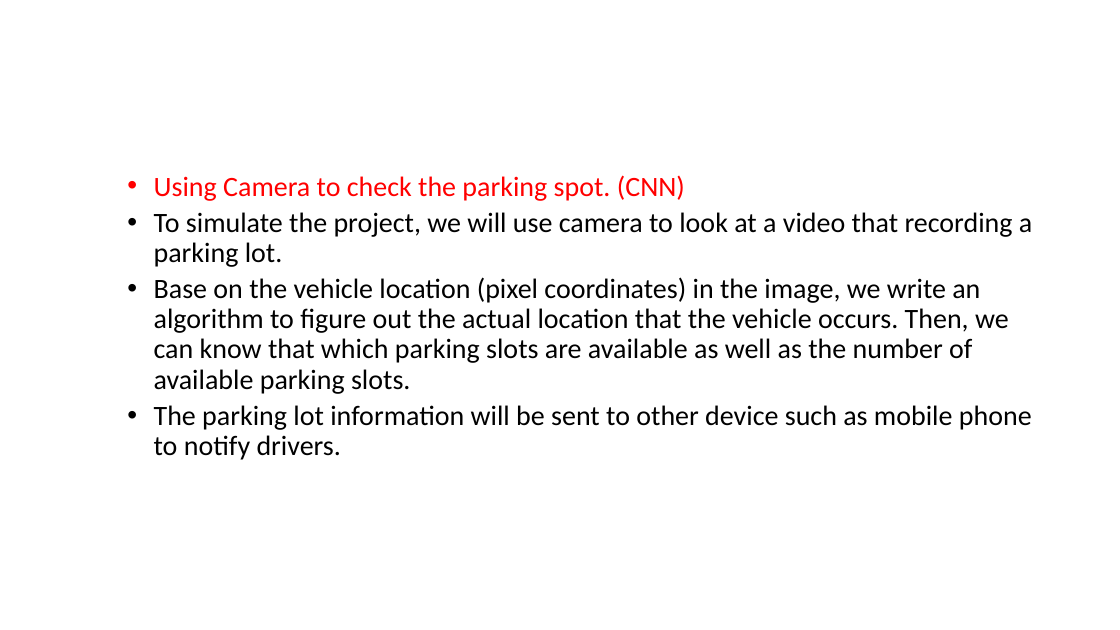
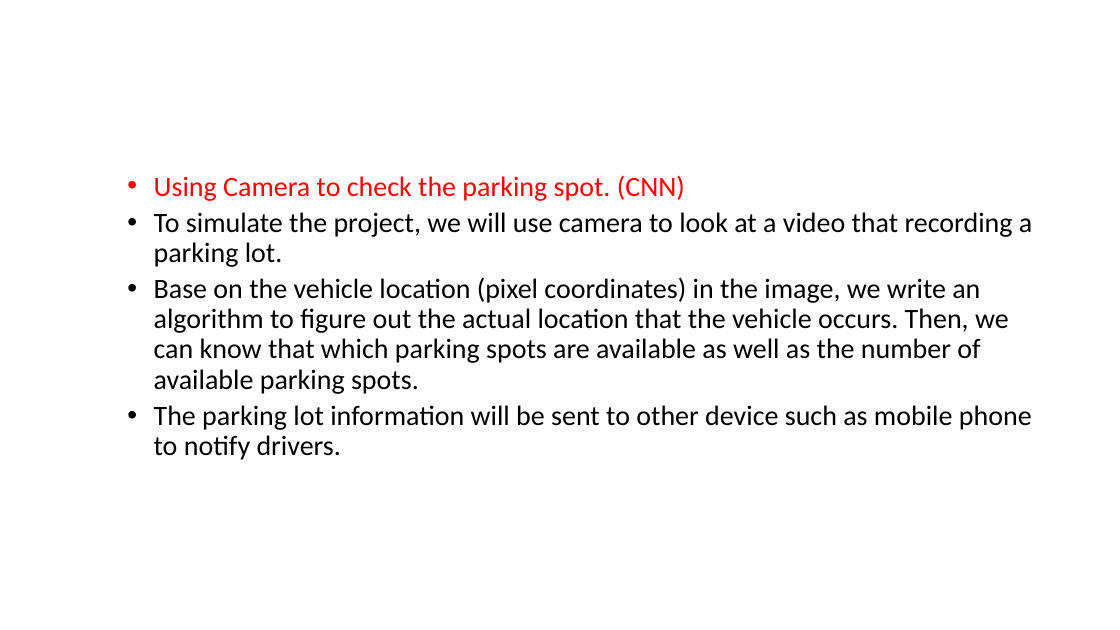
Before and after one commit to MenghuaXie/M202AFinalProject, a slide deck: slide 4 of 202_intro_project.pptx. Drawn at 1120x630 pixels with LibreOffice and Linux fonts; fonts in the diff are those of the drawing. Boxes give left, top, right and bottom in pixels: in the first picture for what was removed or moved away, otherwise in the second. Text is boxed around its words. In the diff, an @@ line names an element or a change of style, - is before the commit and + after.

```diff
--- a/202_intro_project.pptx
+++ b/202_intro_project.pptx
@@ text at [154,277,1009,394]: text changed @@
-  • Base on the vehicle location (pixel coordinates) in the image, we write an algorithm to figure out the actual location that the vehicle occurs. Then, we can know that which parking slots are available as well as the number of available parking slots.
+  • Base on the vehicle location (pixel coordinates) in the image, we write an algorithm to figure out the actual location that the vehicle occurs. Then, we can know that which parking spots are available as well as the number of available parking spots.
```
Also in this commit, not shown: 1 other file.
